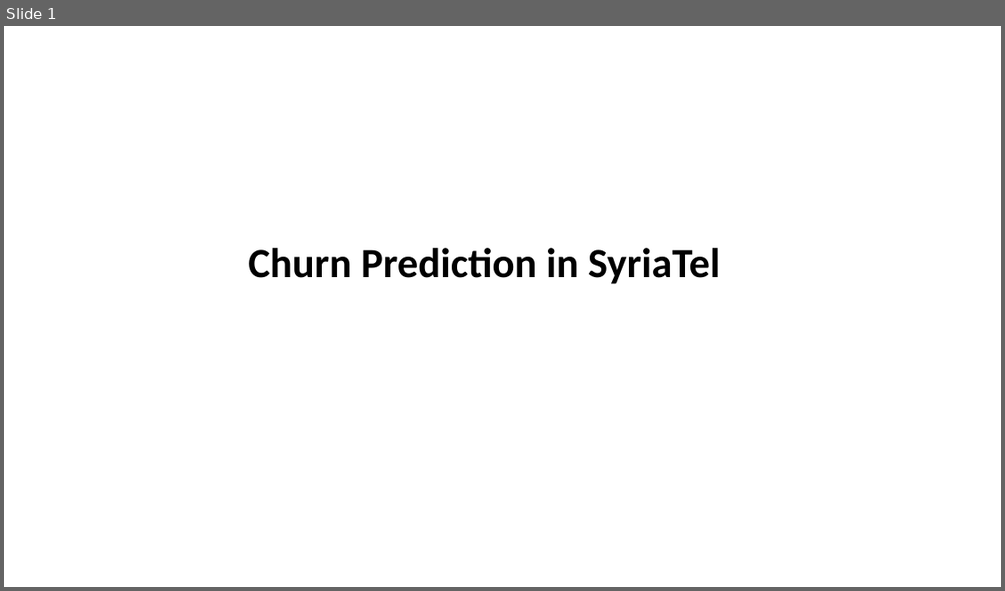
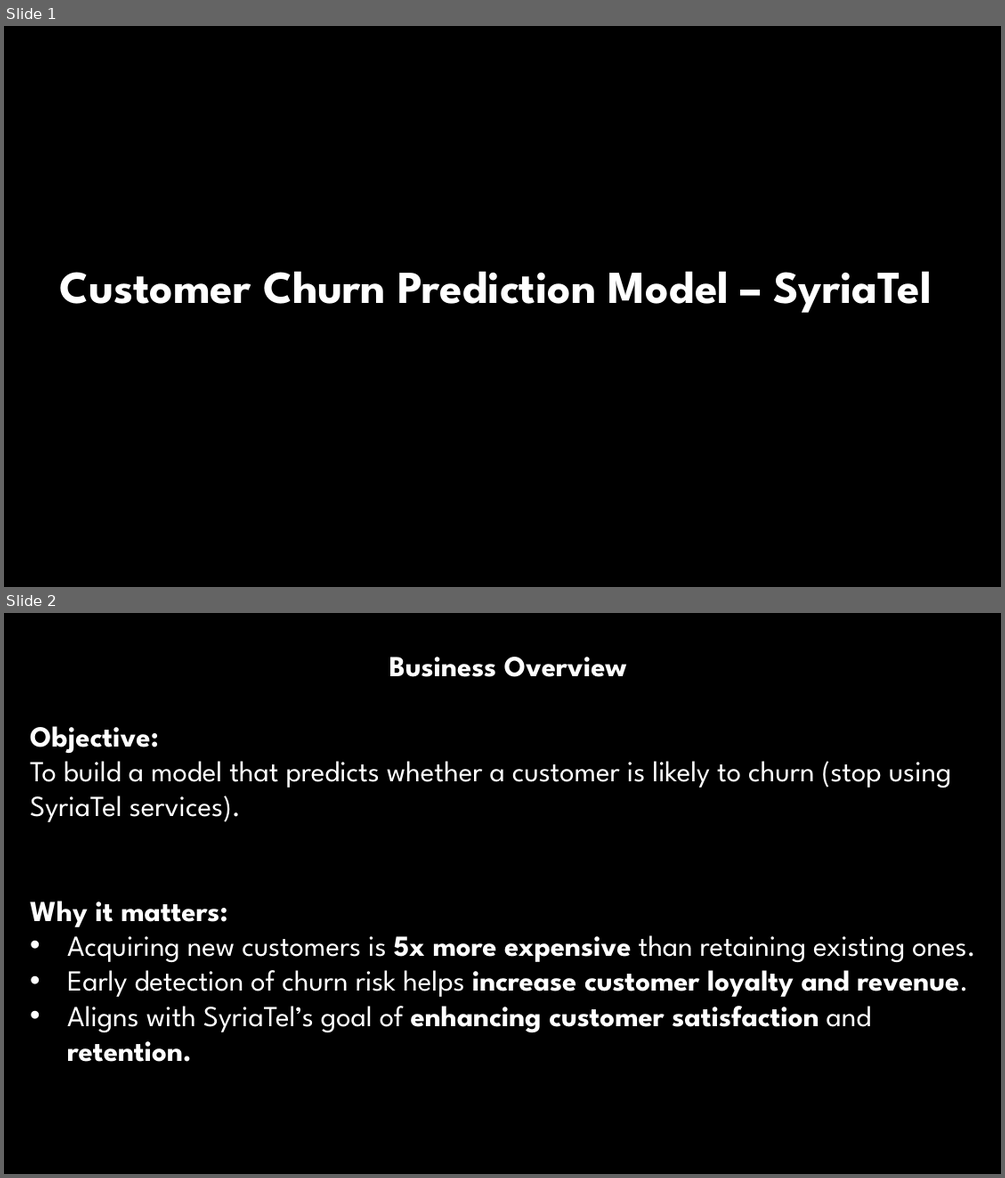
Before and after one commit to Kelvin-Shilisia/syriatel-churn-classifier, a slide deck: Churn Prediction in Telecom.pptx. Shown one above the other, each under a label of ours: slide 1 before the commit, slides 1 and 2 after it. The pictures are 1005x591 and 1005x1178 pixels, drawn with LibreOffice and Linux fonts; fonts in the diff are those of the drawing; background and template pictures are left out. Boxes give left, top, right and bottom in pixels: in the first picture for what was removed or moved away, otherwise in the second. Text is boxed around its words. In the diff, an @@ line names an element or a change of style, - is before the commit and + after.

```diff
--- a/Churn Prediction in Telecom.pptx
+++ b/Churn Prediction in Telecom.pptx
@@ slide 2 added at [4, 613, 1001, 1174], background picture (left out) @@
@@ text added at [30, 657, 975, 1062], 28 pt, text #FFFFFF @@
+Business Overview
+Objective:
+To build a model that predicts whether a customer is likely to churn (stop using SyriaTel services).
+Why it matters:
+• Acquiring new customers is 5x more expensive than retaining existing ones.
+• Early detection of churn risk helps increase customer loyalty and revenue.
+• Aligns with SyriaTel’s goal of enhancing customer satisfaction and retention.
@@ slide 1 changed as well @@
@@ background #FFFFFF to picture (left out) @@
@@ text at [60, 271, 931, 313]: text changed; size 40 to 44 pt; font Calibri to League Spartan; text colour #000000 to #FFFFFF @@
-Churn Prediction in SyriaTel
+Customer Churn Prediction Model – SyriaTel
```
Also in this commit, not shown: 3 other slides added, 4 slides removed.
